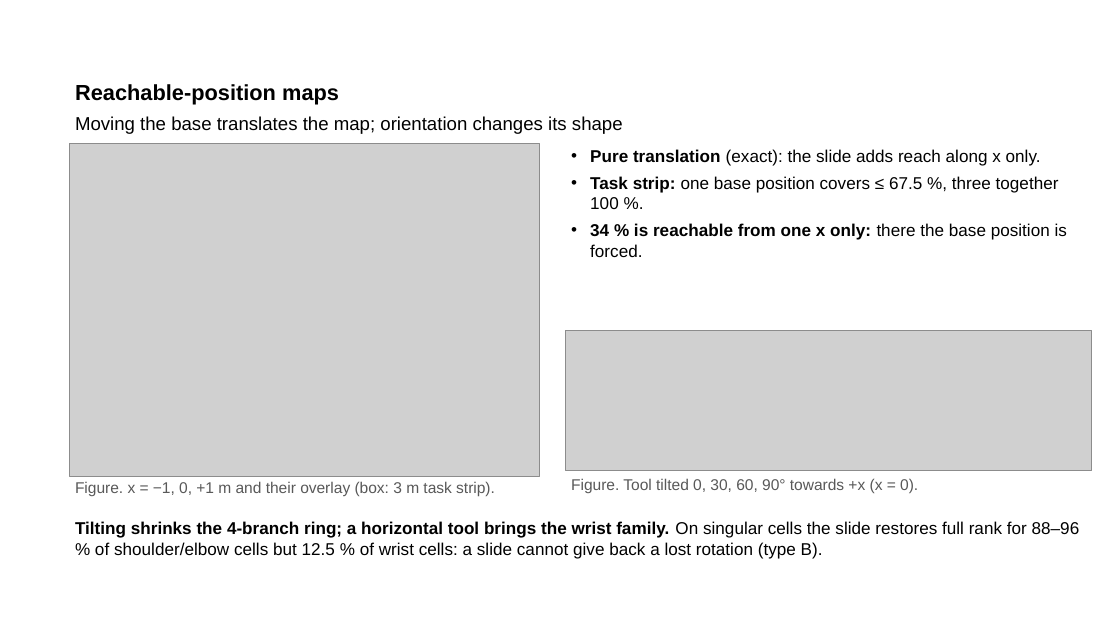
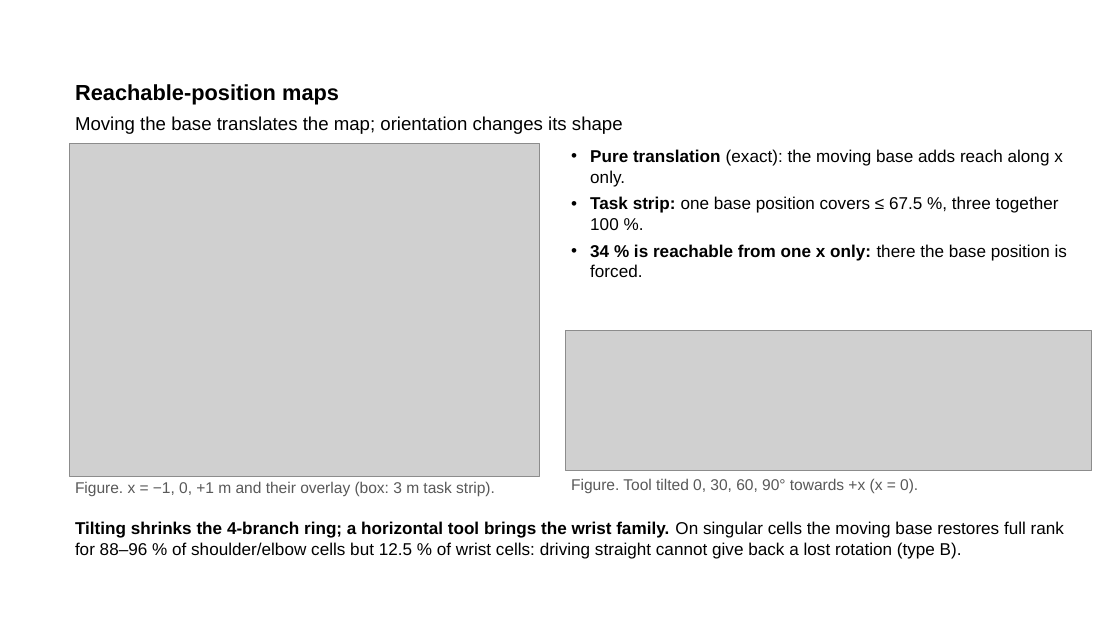
Before and after one commit to wenqian157/p6r_planner, a slide deck: slide 10 of results/presentation/P6R_presentation_complete.pptx. Drawn at 1120x630 pixels with LibreOffice and Linux fonts; fonts in the diff are those of the drawing; grey boxes stand for pictures. Boxes give left, top, right and bottom in pixels: in the first picture for what was removed or moved away, otherwise in the second. Text is boxed around its words. In the diff, an @@ line names an element or a change of style, - is before the commit and + after.

```diff
--- a/results/presentation/P6R_presentation_complete.pptx
+++ b/results/presentation/P6R_presentation_complete.pptx
@@ text at bbox=[590, 149, 1063, 187]: text changed @@
-• Pure translation (exact): the slide adds reach along x only.
+• Pure translation (exact): the moving base adds reach along x only.
@@ text at bbox=[75, 521, 1064, 559]: text changed @@
-Tilting shrinks the 4-branch ring; a horizontal tool brings the wrist family. On singular cells the slide restores full rank for 88–96 % of shoulder/elbow cells but 12.5 % of wrist cells: a slide cannot give back a lost rotation (type B).
+Tilting shrinks the 4-branch ring; a horizontal tool brings the wrist family. On singular cells the moving base restores full rank for 88–96 % of shoulder/elbow cells but 12.5 % of wrist cells: driving straight cannot give back a lost rotation (type B).
```
Also in this commit, not shown: 2 other slides changed.
